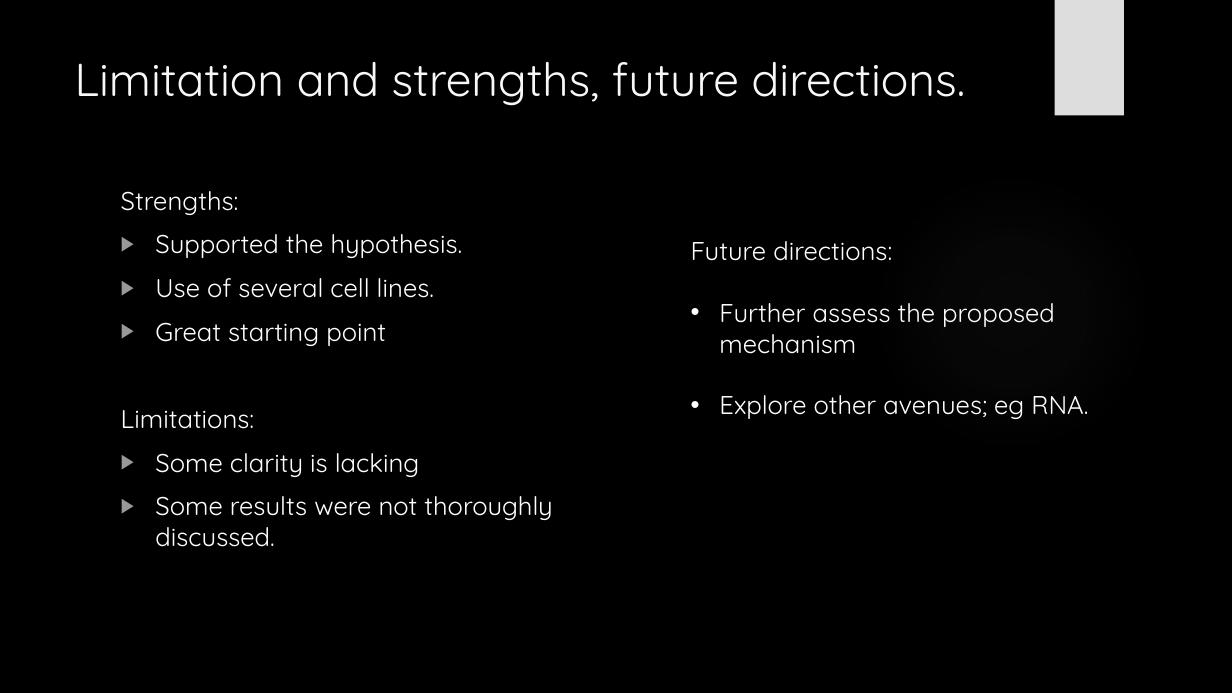
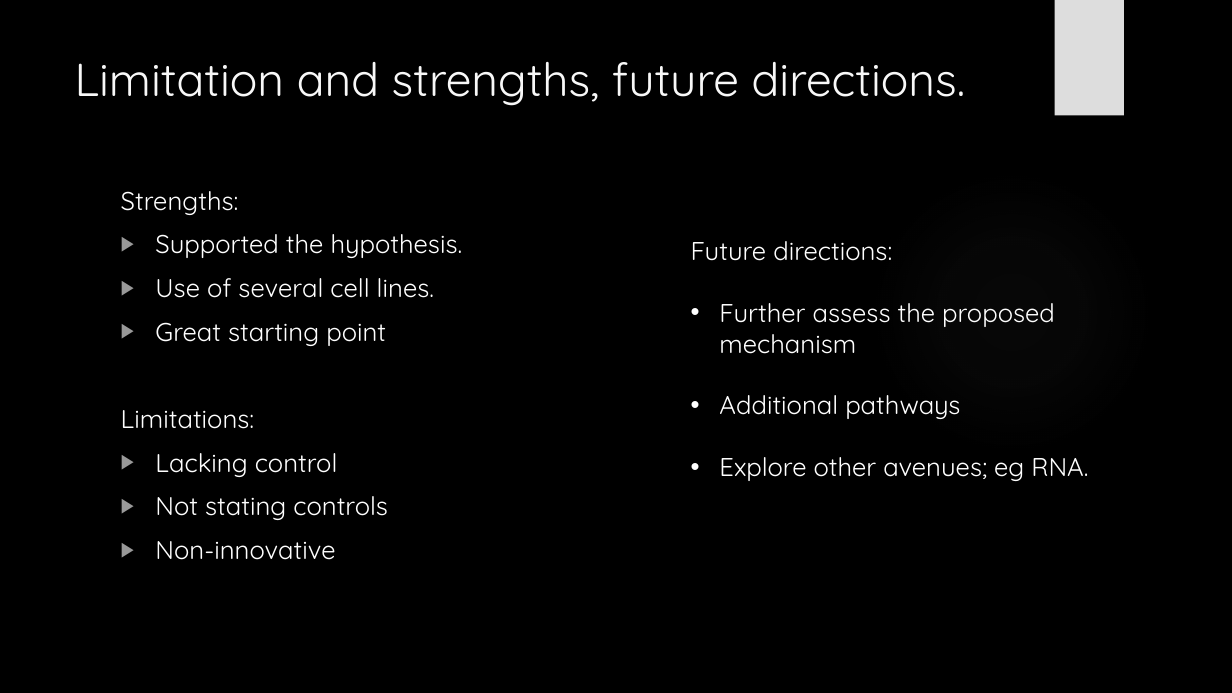
Before and after one commit to HarleyRobinson/Honours2, a slide deck: slide 14 of BackgroundInfo/JCslides.pptx. Drawn at 1232x693 pixels with LibreOffice and Linux fonts; fonts in the diff are those of the drawing; background and template pictures are left out. Boxes give left, top, right and bottom in pixels: in the first picture for what was removed or moved away, otherwise in the second. Text is boxed around its words. In the diff, an @@ line names an element or a change of style, - is before the commit and + after.

Commit message:
20/6/16

```diff
--- a/BackgroundInfo/JCslides.pptx
+++ b/BackgroundInfo/JCslides.pptx
@@ text at <box>719,395,960,419</box>: paragraph added @@
+• Additional pathways
@@ text at <box>155,453,388,560</box>: text changed @@
-▶ Some clarity is lacking
-▶ Some results were not thoroughly discussed.
+▶ Lacking control
+▶ Not stating controls
+▶ Non-innovative
```
Also in this commit, not shown: 4 other slides changed, 1 slide added.
